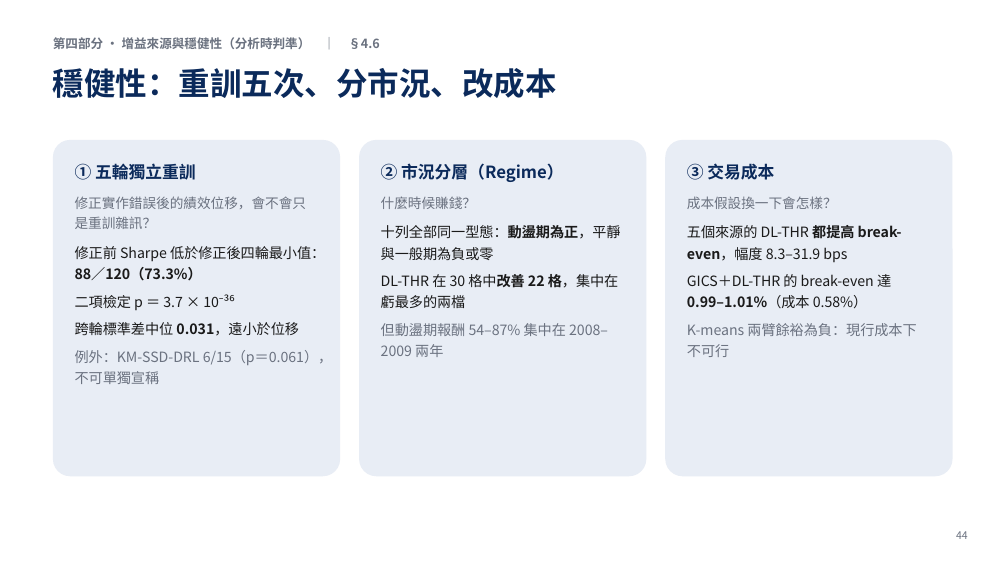
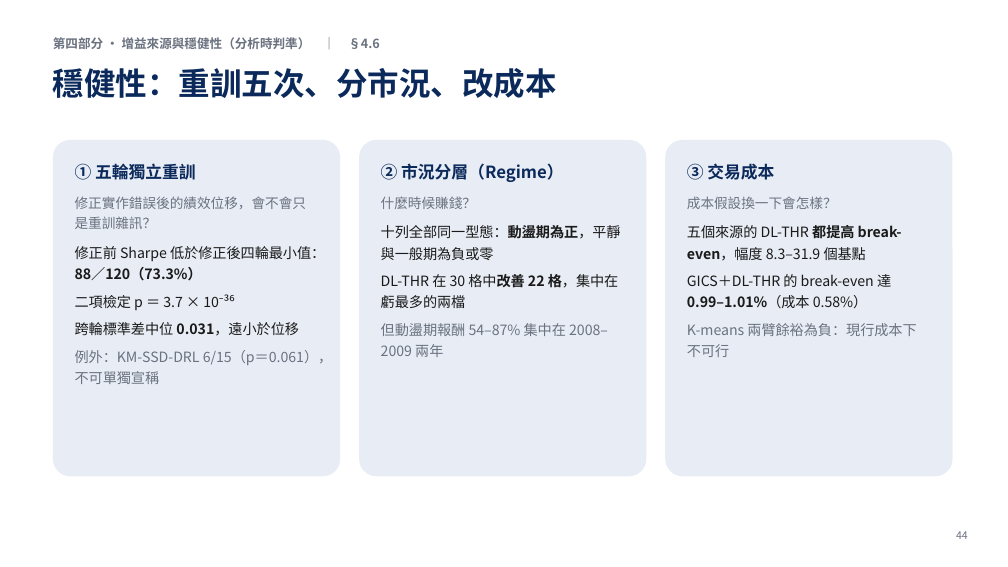
Before and after one commit to LerajieAsta/pairtrade_trainingproject, a slide deck: slide 44 of thesis/1150922_60min.pptx. Drawn at 1008x567 pixels with LibreOffice and Linux fonts; fonts in the diff are those of the drawing. Boxes give left, top, right and bottom in pixels: in the first picture for what was removed or moved away, otherwise in the second. Text is boxed around its words. In the diff, an @@ line names an element or a change of style, - is before the commit and + after.

```diff
--- a/thesis/1150922_60min.pptx
+++ b/thesis/1150922_60min.pptx
@@ text in rounded rectangle at box(687, 223, 902, 261): text changed @@
-五個來源的 DL-THR 都提高 break-even，幅度 8.3–31.9 bps
+五個來源的 DL-THR 都提高 break-even，幅度 8.3–31.9 個基點
```
Also in this commit, not shown: 3 other files.
